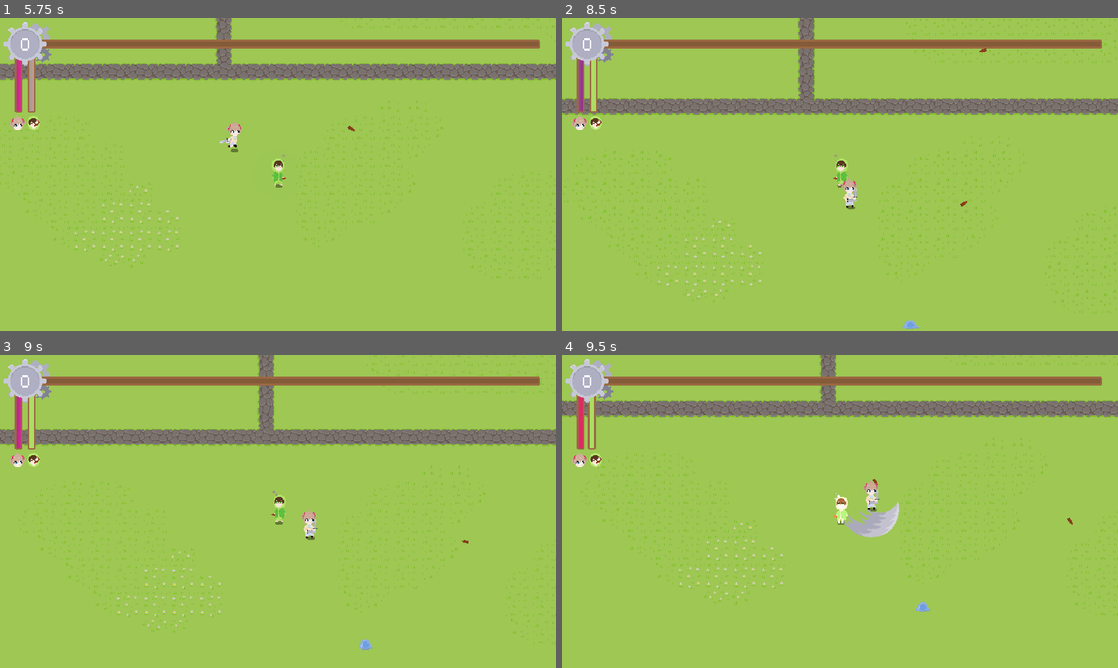
Above: before the commit, frames 1-4 (two rows, left to right).
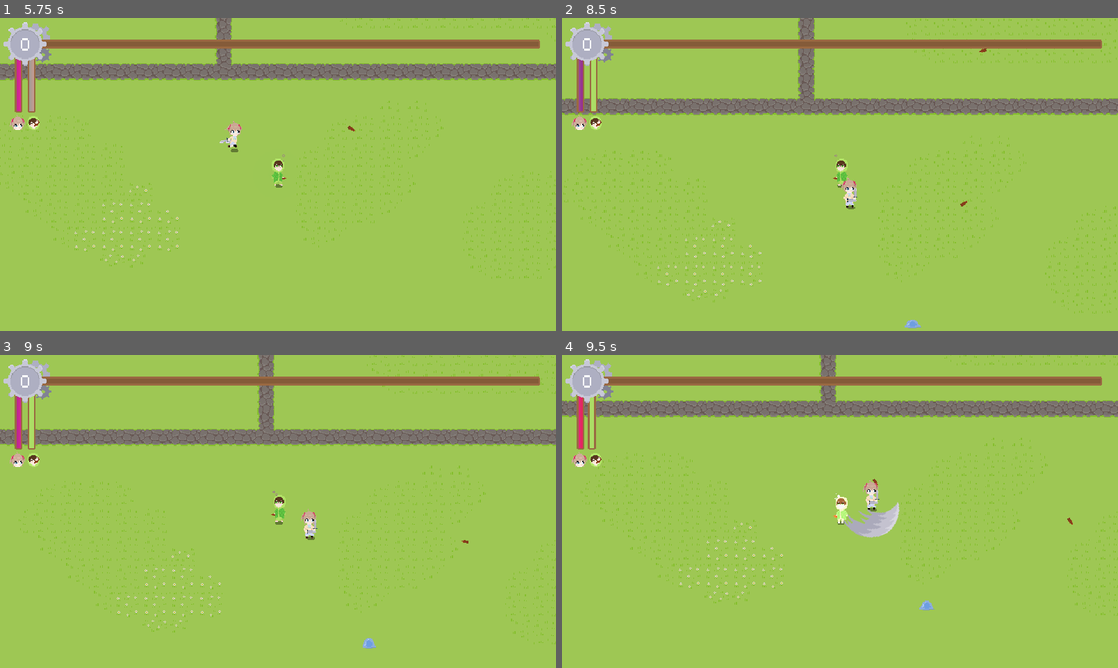
Above: after the commit, the same moments.

Repository: KotgeDev/Neuro-Adventures
Game: Godot game, scene res://scenes/ui/main_menu.tscn
Same seed, same stepped clock (60 frames per second), same inputs: the game is played once before the commit and once after it.
Inputs (mouse positions are in pixels of both pictures, inside the frame that each line leads up to):
- Up to frame 1 (5.75 s): click "Play" at 0.5 s; click "Normal" at 1.25 s; click "Normal" at 2 s; click "Start" at 2.75 s; click "Start" at 3.5 s; move the mouse to (400, 158) at 4.27 s; hold D (right) 4.28-5.03 s; tap Space (ability) at 4.35 s; move the mouse to (166, 190) at 5.02 s; hold S (down) from 5.03 s (still down); tap Mouse wheel up (mouse_scroll) at 5.1 s
- Up to frame 2 (8.5 s): move the mouse to (895, 105) at 5.77 s; release S (down) at 5.78 s; hold D (right) 5.78-6.53 s; tap Space (ability) at 5.85, 7.35 s; move the mouse to (812, 237) at 6.52 s; hold W (up) 6.53-7.28 s; tap Mouse wheel up (mouse_scroll) at 6.6, 8.1 s; move the mouse to (1006, 221) at 7.27 s; hold A (left) from 7.28 s (still down); move the mouse to (673, 127) at 8.02 s
- Up to frame 3 (9 s): move the mouse to (305, 511) at 8.77 s; release A (left) at 8.78 s; hold S (down) from 8.78 s (still down); tap Space (ability) at 8.85 s
- Up to frame 4 (9.5 s): keep holding S (down)

Frame 1 is identical in both runs. In frame 2, less than 0.1% of the frame differs, in the area x 61-65%, y 96-100%; in frame 3, less than 0.1%, in the area x 64-68%, y 90-95%; in frame 4, less than 0.1%.

Commit message:
refractor for upgrades

Diff:
--- a/assets/themes/default_theme.tres
+++ b/assets/themes/default_theme.tres
@@ -13,6 +13,7 @@
 Button/colors/font_pressed_color = Color(0.937255, 0.545098, 0.627451, 1)
 Button/font_sizes/font_size = 32
 Button/styles/disabled = ExtResource("1_i573x")
+Button/styles/focus = ExtResource("2_hn68u")
 Button/styles/hover = ExtResource("1_euuse")
 Button/styles/normal = ExtResource("2_hn68u")
 Button/styles/pressed = ExtResource("1_euuse")
--- a/project.godot
+++ b/project.godot
@@ -23,6 +23,7 @@
 AchievementManager="*res://scripts/achievements/achievement_manager.gd"
 CharacterDataManager="*res://scripts/characters/character_data_manager.gd"
 MapManager="*res://scripts/maps/map_manager.gd"
+AccountManager="*res://scripts/leaderboard/account_manager.gd"
 
 [display]
 
@@ -102,6 +103,7 @@
 2d_physics/layer_6="Collectible"
 2d_physics/layer_7="Personal Zone"
 2d_physics/layer_8="Misc. "
+avoidance/layer_2="Enemy Avoidance "
 
 [rendering]
 
--- a/scenes/enemies/enemy_scenes/goblin.tscn
+++ b/scenes/enemies/enemy_scenes/goblin.tscn
@@ -69,6 +69,9 @@
 position = Vector2(0, -14)
 shape = SubResource("CapsuleShape2D_hg6fs")
 
+[node name="Node2D" parent="." index="4"]
+position = Vector2(0, -14)
+
 [node name="AnimationPlayer" type="AnimationPlayer" parent="." index="5"]
 libraries = {
 "": SubResource("AnimationLibrary_u2hhj")
--- a/scenes/enemies/enemy_scenes/knight.tscn
+++ b/scenes/enemies/enemy_scenes/knight.tscn
@@ -68,6 +68,9 @@
 position = Vector2(2, -14.5)
 shape = SubResource("RectangleShape2D_83mc8")
 
+[node name="NavPosition" parent="." index="4"]
+position = Vector2(0, -7)
+
 [node name="AnimationPlayer" type="AnimationPlayer" parent="." index="5"]
 libraries = {
 "": SubResource("AnimationLibrary_jm0gq")
--- a/scenes/enemies/enemy_scenes/soldier.tscn
+++ b/scenes/enemies/enemy_scenes/soldier.tscn
@@ -49,6 +49,7 @@
 VALUE = 4.0
 
 [node name="Sprite2D" parent="." index="0"]
+position = Vector2(0, -30)
 texture = ExtResource("2_c7i3u")
 hframes = 4
 
@@ -57,6 +58,9 @@
 
 [node name="CollisionPolygon2D" parent="Hurtbox" index="0"]
 polygon = PackedVector2Array(-5, -26, -5, -16, -6, -16, -7, -15, -7, -8, -5, -4, -4, -4, -4, 2, -5, 2, -5, 6, -1, 6, 0, 0, 2, 6, 5, 6, 5, -1, 5, -7, 7, -8, 7, 3, 8, 3, 8, -19, 9, -19, 9, -21, 8, -21, 8, -23, 7, -23, 7, -21, 6, -21, 6, -19, 3, -16, 3, -26, 1, -28, -3, -28)
+
+[node name="ContinuousHitbox" parent="." index="3"]
+position = Vector2(0, -6)
 
 [node name="CollisionPolygon2D" parent="ContinuousHitbox" index="0"]
 polygon = PackedVector2Array(-3, -27, -5, -25, -4, -18, -4, -17, -7, -13, -7, -9, -4, -6, -4, 6, 0, -2, 4, 6, 4, -11, 7, -8, 7, 3, 8, 3, 8, -19, 8, -23, 7, -23, 7, -12, 6, -12, 3, -16, 2, -26, 1, -27)
@@ -67,14 +71,14 @@
 }
 
 [node name="Shadow" parent="." index="8"]
-position = Vector2(-1, -20)
+position = Vector2(-1, -26)
 texture = ExtResource("3_xm2k1")
 
 [node name="DmgLabel" parent="." index="10"]
 offset_left = -20.0
-offset_top = -48.0
+offset_top = -54.0
 offset_right = 20.0
-offset_bottom = -22.0
+offset_bottom = -28.0
 
 [editable path="Hurtbox"]
 [editable path="ContinuousHitbox"]
--- a/scenes/enemies/simple_enemy.tscn
+++ b/scenes/enemies/simple_enemy.tscn
@@ -70,7 +70,15 @@
 
 [node name="CollisionShape2D" type="CollisionShape2D" parent="ContinuousHitbox"]
 
-[node name="NavigationAgent2D" type="NavigationAgent2D" parent="."]
+[node name="NavPosition" type="Node2D" parent="."]
+position = Vector2(0, -7)
+
+[node name="NavigationAgent2D" type="NavigationAgent2D" parent="NavPosition"]
+avoidance_enabled = true
+radius = 6.0
+neighbor_distance = 100.0
+avoidance_layers = 2
+avoidance_mask = 2
 
 [node name="PathfindTimer" type="Timer" parent="."]
 wait_time = 0.5
--- a/scripts/characters/ais/ai.gd
+++ b/scripts/characters/ais/ai.gd
@@ -29,7 +29,7 @@
 #endregion
 
 func _ready() -> void:
-	add_to_group("ai")
+	add_to_group(Globals.AI_GROUP_NAME)
 	connect_signals()
 	set_physics_process(false)
 
@@ -74,7 +74,7 @@
 func damage_received_modifiers_ai(BASE_DAMAGE: float) -> float:
 	var modified_damage := BASE_DAMAGE
 
-	for upgrade in get_tree().get_nodes_in_group("damage_received_modifiers_ai"):
+	for upgrade in get_tree().get_nodes_in_group(Globals.DAMAGE_RECEIVED_MODIFIERS_AI):
 		modified_damage = upgrade.damage_received_modifiers_ai(BASE_DAMAGE, modified_damage)
 
 	var gaslight = get_tree().get_first_node_in_group("gaslight")
--- a/scripts/characters/collab_partners/collab_partner.gd
+++ b/scripts/characters/collab_partners/collab_partner.gd
@@ -43,7 +43,7 @@
 
 func _ready() -> void:
 	connect_signals()
-	add_to_group("collab_partner")
+	add_to_group(Globals.COLLAB_GROUP_NAME)
 	collectcircle.texture.gradient.set_color(1, Color(collectcircle.texture.gradient.get_color(1), 0))
 	collectcircle.texture.gradient.set_color(0, Color(collectcircle.texture.gradient.get_color(0), circle_occ))
 	_on_powerup_get()
@@ -107,7 +107,7 @@
 func damage_received_modifiers_collab(BASE_DAMAGE: float) -> float:
 	var modified_damage := BASE_DAMAGE
 
-	for upgrade in get_tree().get_nodes_in_group("damage_received_modifiers_collab"):
+	for upgrade in get_tree().get_nodes_in_group(Globals.DAMAGE_RECEIVED_MODIFIERS_COLLAB):
 		modified_damage = upgrade.damage_received_modifiers_collab(BASE_DAMAGE, modified_damage)
 
 	var dm_allegations = get_tree().get_first_node_in_group("dm_allegations")
--- a/scripts/enemies/march.gd
+++ b/scripts/enemies/march.gd
@@ -28,7 +28,7 @@
 
 func add_wave() -> void:
 	for marker in markers.get_children():
-		var enemy = enemy_template.instantiate()
+		var enemy = enemy_template.instantiate() as SimpleEnemy
 		enemy.global_position = marker.global_position
 
 		enemy.march = true
@@ -36,6 +36,7 @@
 		enemy.march_duration = march_duration
 
 		add_child(enemy)
+		enemy.navigation_agent.avoidance_enabled = false
 
 func _on_march_duration_timeout():
 	queue_free()
--- a/scripts/enemies/simple_enemy.gd
+++ b/scripts/enemies/simple_enemy.gd
@@ -24,7 +24,7 @@
 @onready var sprite_2d = $Sprite2D
 @onready var stun_effect = $StunEffect
 @onready var map = get_tree().get_first_node_in_group("map") as MAP
-@onready var navigation_agent = $NavigationAgent2D
+@onready var navigation_agent = $NavPosition/NavigationAgent2D
 @onready var pathfind_timer = $PathfindTimer
 @onready var effect_player = $EffectPlayer
 @onready var dmg_label = $DmgLabel
@@ -70,6 +70,10 @@
 			damage = BASE_DAMAGE * map.scaling_difficulty
 
 func ready() -> void:
+	if not march:
+		navigation_agent.velocity_computed.connect(_on_velocity_computed)
+	navigation_agent.max_speed = BASE_MAX_SPEED + 10
+
 	dmg_label.modulate.a = 0
 	pathfind_timer.wait_time = 0.5
 	pathfind_timer.start()
@@ -107,7 +111,13 @@
 		stun_effect.flip_h = velocity.x < 0
 		last_flip_time = 0.5
 
-	position += velocity * delta
+	if march:
+		position += velocity * delta
+	else:
+		navigation_agent.set_velocity(velocity)
+
+func _on_velocity_computed(velocity: Vector2) -> void:
+	position += velocity * get_physics_process_delta_time()
 
 func show_dmg_label(dmg) -> void:
 	if dmg == 1:
@@ -127,6 +137,9 @@
 
 
 func _on_hurtbox_take_damage(damage):
+	if damage == 0:
+		return
+
 	show_dmg_label(damage)
 	health -= damage
 	sprite_2d.modulate = Globals.FLASH_COLOR
--- /dev/null
+++ b/scripts/leaderboard/account_manager.gd
@@ -0,0 +1,15 @@
+extends Node
+
+
+# Called when the node enters the scene tree for the first time.
+func _ready():
+	pass # Replace with function body.
+
+
+
+func grab_leaderboard() -> void:
+	pass
+
+
+func send_score(score: int, map: int, version: int) -> void:
+	pass
--- a/scripts/maps/map.gd
+++ b/scripts/maps/map.gd
@@ -65,7 +65,7 @@
 			add_child(collab_scene)
 			collab_scene.global_position = COLLAB_POS
 
-	add_to_group("map")
+	add_to_group(Globals.MAP_GROUP_NAME)
 	Globals.map_ready.emit()
 
 	if MapManager.map_mode == MapManager.MapMode.ENDLESS:
--- a/scripts/shared/globals.gd
+++ b/scripts/shared/globals.gd
@@ -1,7 +1,33 @@
 extends Node
+class_name Global
 
 const FLASH_COLOR := Color(2, 2, 2, 1 )
 const FLASH_TIME := 0.05
+
+const MAP_GROUP_NAME := "map"
+const AI_GROUP_NAME := "ai"
+const COLLAB_GROUP_NAME := "collab_partner"
+
+#region DAMAGE MODIFIERS
+# Any functions that modify damage received or given by the characters
+# must be added to one of the following groups and have the required
+# parameters and return values
+## param: BASE_DAMAGE: float, modified_damage: float
+## return: modified_damage
+const DAMAGE_RECEIVED_MODIFIERS_AI := "damage_received_modifiers_ai"
+## param: BASE_DAMAGE: float, modified_damage: float
+## return: modified_damage
+const DAMAGE_RECEIVED_MODIFIERS_COLLAB := "damage_received_modifiers_collab"
+## param: BASE_DAMAGE: float, modified_damage: float, area: Area2D
+## return: modified_damage
+const DAMAGE_GIVEN_MODIFIERS := "damage_given_modifiers_global"
+## param: BASE_DAMAGE: float, modified_damage: float, area: Area2D
+## return: modified_damage
+const DAMAGE_GIVEN_MODIFIERS_AI := "damage_given_modifiers_ai"
+## param: BASE_DAMAGE: float, modified_damage: float, area: Area2D
+## return: modified_damage
+const DAMAGE_GIVEN_MODIFIERS_COLLAB := "damage_given_modifiers_collab"
+#endregion
 
 #region Enums
 enum UpgradeType {
--- a/scripts/shared/hitbox.gd
+++ b/scripts/shared/hitbox.gd
@@ -31,13 +31,13 @@
 	return modified_damage
 
 func damage_given_modifiers_global(BASE_DAMAGE: float, modified_damage: float, area: Area2D) -> float:
-	for upgrade in get_tree().get_nodes_in_group("damage_given_modifiers_global"):
+	for upgrade in get_tree().get_nodes_in_group(Globals.DAMAGE_GIVEN_MODIFIERS):
 		modified_damage = upgrade.damage_given_modifiers_global(BASE_DAMAGE, modified_damage, area)
 
 	return modified_damage
 
 func damage_given_modifiers_ai(BASE_DAMAGE: float, modified_damage: float, area: Area2D) -> float:
-	for upgrade in get_tree().get_nodes_in_group("damage_given_modifiers_ai"):
+	for upgrade in get_tree().get_nodes_in_group(Globals.DAMAGE_GIVEN_MODIFIERS_AI):
 		modified_damage = upgrade.damage_given_modifiers_ai(BASE_DAMAGE, modified_damage, area)
 
 	var filter = get_tree().get_first_node_in_group("filter")
@@ -47,7 +47,7 @@
 	return modified_damage
 
 func damage_given_modifiers_collab(BASE_DAMAGE: float, modified_damage: float, area: Area2D) -> float:
-	for upgrade in get_tree().get_nodes_in_group("damage_given_modifiers_collab"):
+	for upgrade in get_tree().get_nodes_in_group(Globals.DAMAGE_GIVEN_MODIFIERS_COLLAB):
 		modified_damage = upgrade.damage_given_modifiers_collab(BASE_DAMAGE, modified_damage, area)
 
 	return modified_damage
--- a/scripts/upgrades/forgotten_child.gd
+++ b/scripts/upgrades/forgotten_child.gd
@@ -5,7 +5,7 @@
 var damage_multiplier := 0.5
 
 func _ready():
-	add_to_group("damage_given_modifiers_global")
+	add_to_group(Globals.DAMAGE_GIVEN_MODIFIERS)
 	sync_level()
 
 func damage_given_modifiers_global(
--- a/scripts/upgrades/say_it_back.gd
+++ b/scripts/upgrades/say_it_back.gd
@@ -6,7 +6,7 @@
 var damage_multiplier := 0.5
 
 func _ready():
-	add_to_group("damage_given_modifiers_global")
+	add_to_group(Globals.DAMAGE_GIVEN_MODIFIERS)
 	sync_level()
 
 func damage_given_modifiers_global(
--- a/scripts/upgrades/soul_stealer.gd
+++ b/scripts/upgrades/soul_stealer.gd
@@ -3,7 +3,7 @@
 var percentage = 1
 
 func _ready():
-	add_to_group("damage_given_modifiers_ai")
+	add_to_group(Globals.DAMAGE_GIVEN_MODIFIERS_AI)
 	sync_level()
 
 func damage_given_modifiers_ai(
Not shown, changed: export_presets.cfg
